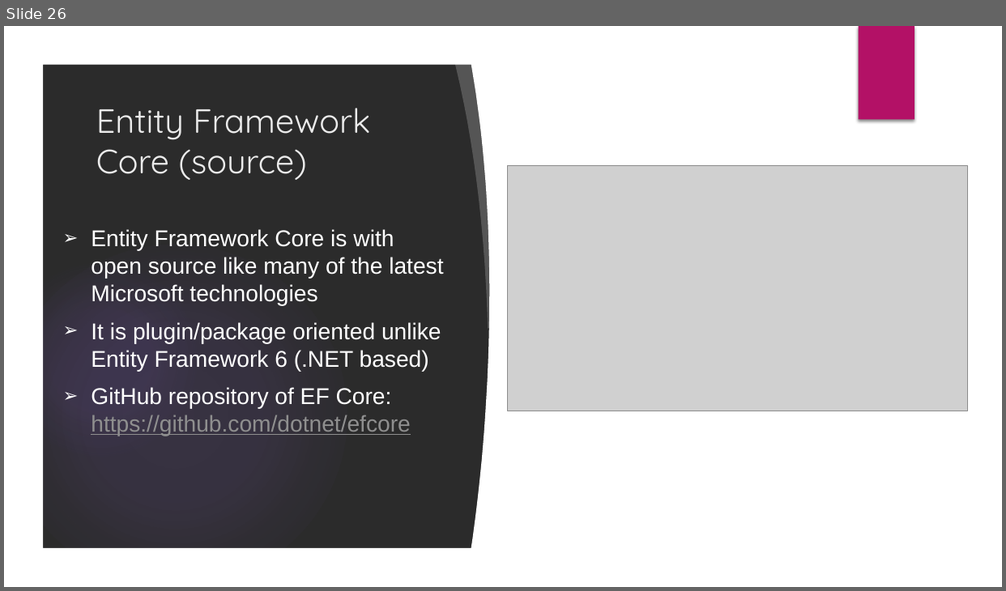
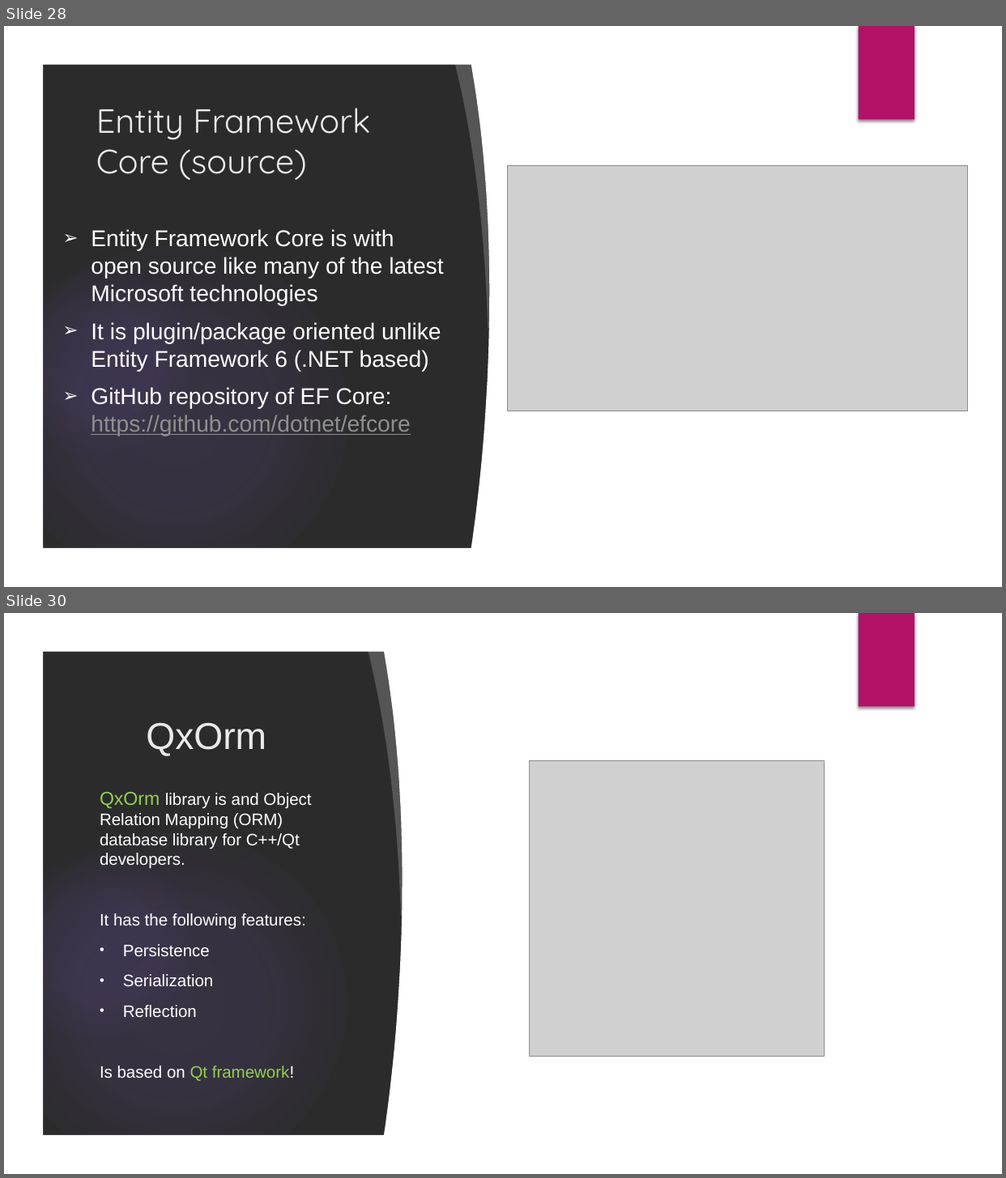
Before and after one commit to velizar92/TSK_Presentations, a slide deck: Databases_and_EntityFrameworkCore.pptx. Shown one above the other, each under a label of ours: slide 26 before the commit, slides 28 and 30 after it; the slides between them are not shown. The pictures are 1006x591 and 1006x1178 pixels, drawn with LibreOffice and Linux fonts; fonts in the diff are those of the drawing; grey boxes stand for pictures; background and template pictures are left out; a plain dark background stands for a picture behind light text. Boxes give left, top, right and bottom in pixels: in the first picture for what was removed or moved away, otherwise in the second. Text is boxed around its words. In the diff, an @@ line names an element or a change of style, - is before the commit and + after.

```diff
--- a/Databases_and_EntityFrameworkCore.pptx
+++ b/Databases_and_EntityFrameworkCore.pptx
@@ slide 30 added at [4,613,1002,1174], background picture (left out); not listed: 6 template elements that a slide beside it also shows @@
@@ freeform shape added at [367,645,424,917], fill #FFFFFF at 20% opacity @@
@@ freeform shape added at [383,645,486,1141], fill #FFFFFF @@
@@ rectangle added at [472,646,967,1142], fill #FFFFFF @@
@@ title added at [146,722,266,756], 36 pt, text #EBEBEB @@
+QxOrm
@@ picture added at [529,761,824,1056] @@
@@ text added at [100,792,311,1081], 16 pt, text #FFFFFF @@
+QxOrm library is and Object Relation Mapping (ORM) database library for C++/Qt developers.
+It has the following features:
+• Persistence
+• Serialization
+• Reflection
+Is based on Qt framework!
@@ what was slide 26 is now slide 28 @@
```
Also in this commit, not shown: 4 slides changed, 4 other slides added.
